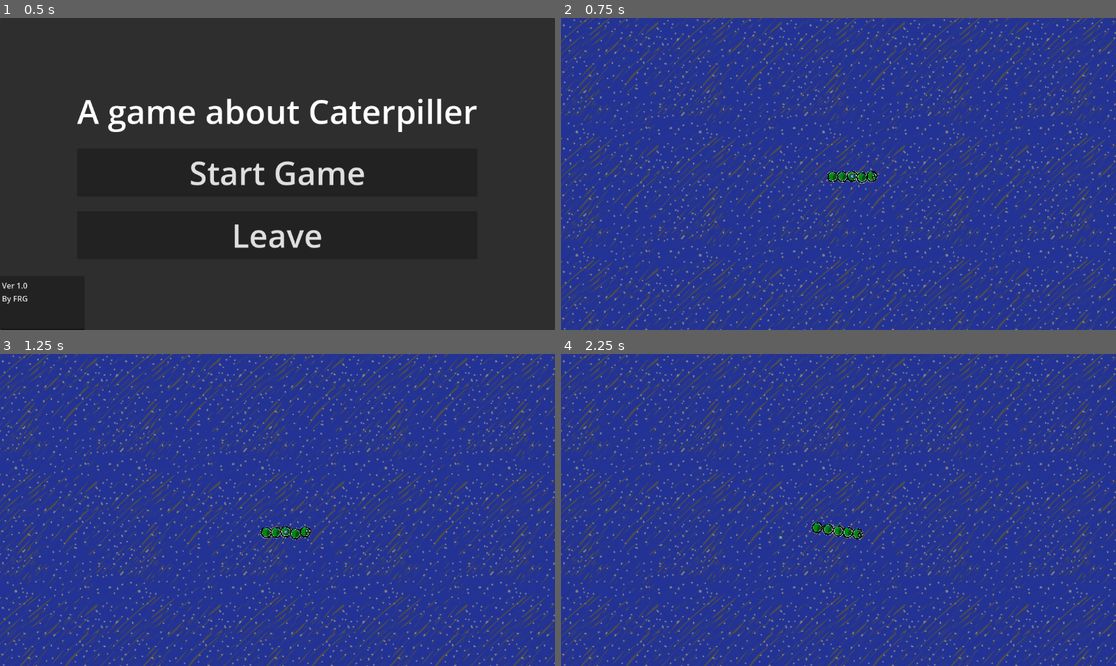
Above: before the commit, frames 1-4 (two rows, left to right).
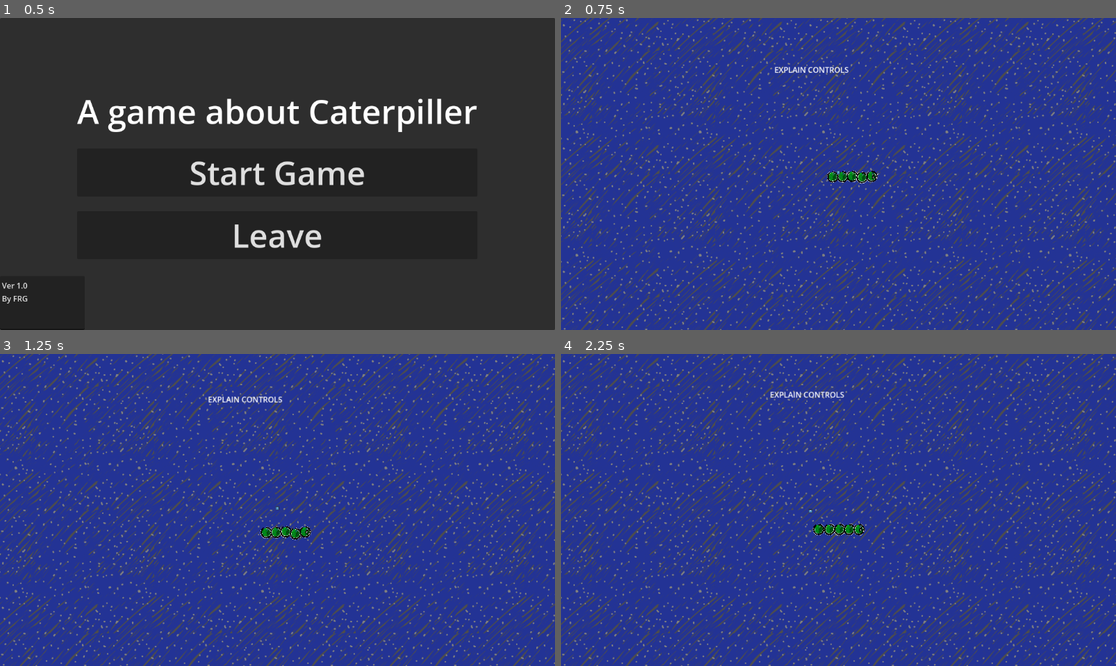
Above: after the commit, the same moments.

Repository: LoreNyanski/totem_gamejam_26
Game: Godot game, scene res://Scenes/mainMenu.tscn
The game is run twice, just before and just after one commit, with the same random seed, the same clock (stepped at 60 frames per second) and the same inputs. The engine's default icon, where the game draws it, is replaced by a stand-in: a white triangle on a blue panel in a dark square.
Inputs (mouse positions are in pixels of both pictures, inside the frame that each line leads up to):
- Up to frame 1 (0.5 s): no input
- Up to frame 2 (0.75 s): click "Start Game" at 0.5 s
- Up to frame 3 (1.25 s): no input
- Up to frame 4 (2.25 s): move the mouse to (960, 494) at 1.27 s; hold P (blows up) from 1.28 s (still down); tap A (Grip1) at 1.35 s; click (960, 494) at 1.42 s; move the mouse to (810, 510) at 2.02 s; tap S (Grip2) at 2.1 s

Frame 1 is identical in both runs. In frame 2, 0.2% of the frame differs, in the area x 38-58%, y 15-53%; in frame 3, 0.2%; in frame 4, 0.5%, in the area x 37-55%, y 12-60%.
Error after the commit: Cannot call method 'change_scene_to_file' on a null value. (res://Scripts/cater_the_pillar.gd:20)

Commit message:
fuck shit

Diff:
--- a/Scenes/main.tscn
+++ b/Scenes/main.tscn
@@ -1,12 +1,10 @@
 [gd_scene format=3 uid="uid://dp76ju14yojwu"]
 
-[ext_resource type="Script" uid="uid://b0nrhuu8pplyy" path="res://Scenes/main.gd" id="1_jjvhh"]
 [ext_resource type="PackedScene" uid="uid://b5hkj05beon4" path="res://Scenes/environment.tscn" id="2_8gbba"]
 [ext_resource type="PackedScene" uid="uid://ddl7r38ecgb84" path="res://Scenes/cater_the_pillar.tscn" id="3_8gbba"]
 [ext_resource type="PackedScene" uid="uid://co8lvlti3cnuj" path="res://Scenes/LevelEndGoal.tscn" id="3_jjvhh"]
 
 [node name="Main" type="Node" unique_id=33247047]
-script = ExtResource("1_jjvhh")
 
 [node name="Environment" parent="." unique_id=1397730141 instance=ExtResource("2_8gbba")]
 position = Vector2(188, -900)
@@ -15,4 +13,4 @@
 position = Vector2(1863, -5932)
 
 [node name="CaterThePillar" parent="." unique_id=1528928944 instance=ExtResource("3_8gbba")]
-position = Vector2(1699, -2154)
+position = Vector2(394, -412)
--- a/Scripts/cursor.gd
+++ b/Scripts/cursor.gd
@@ -3,10 +3,8 @@
 @export var radius: int = 150
 @export var eyes: Sprite2D
 
-
-func _input(event: InputEvent) -> void:
-	if event is InputEventMouseMotion:
-		position += event.relative
-		position = position.normalized() * min(radius, position.length())
-		var dist = global_position - eyes.global_position
-		eyes.rotation = dist.angle()
+func _process(delta: float) -> void:
+	global_position = get_global_mouse_position()
+	position = position.normalized() * min(radius, position.length())
+	var dist = global_position - eyes.global_position
+	eyes.rotation = dist.angle()
Not shown, added: Exports/v0.3/Caterpillar.apple-touch-icon.png.import
Not shown, added: Exports/v0.3/Caterpillar.icon.png.import
Not shown, added: Exports/v0.3/Caterpillar.png.import
Not shown, added: Exports/v0.4/Caterpillar.apple-touch-icon.png.import
Not shown, added: Exports/v0.4/Caterpillar.icon.png.import
Not shown, added: Exports/v0.4/Caterpillar.png.import
Not shown, changed: export_presets.cfg
Not shown, added: Exports/v0.3.zip
Not shown, added: Exports/v0.3/Caterpillar.apple-touch-icon.png
Not shown, added: Exports/v0.3/Caterpillar.audio.position.worklet.js
Not shown, added: Exports/v0.3/Caterpillar.audio.worklet.js
Not shown, added: Exports/v0.3/Caterpillar.icon.png
(and 15 more such lines)
